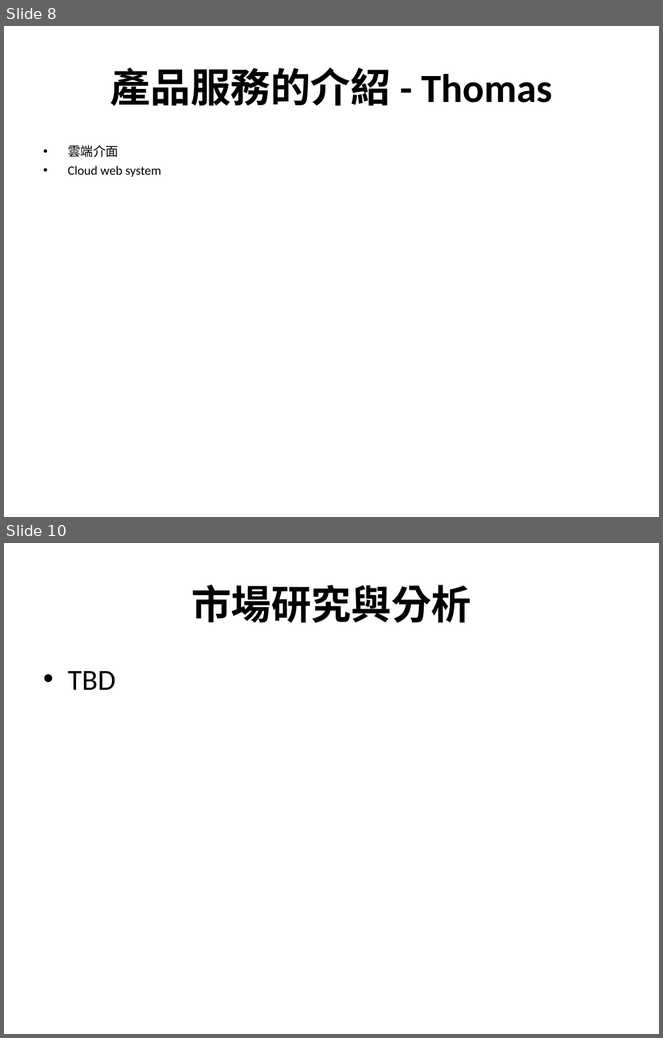
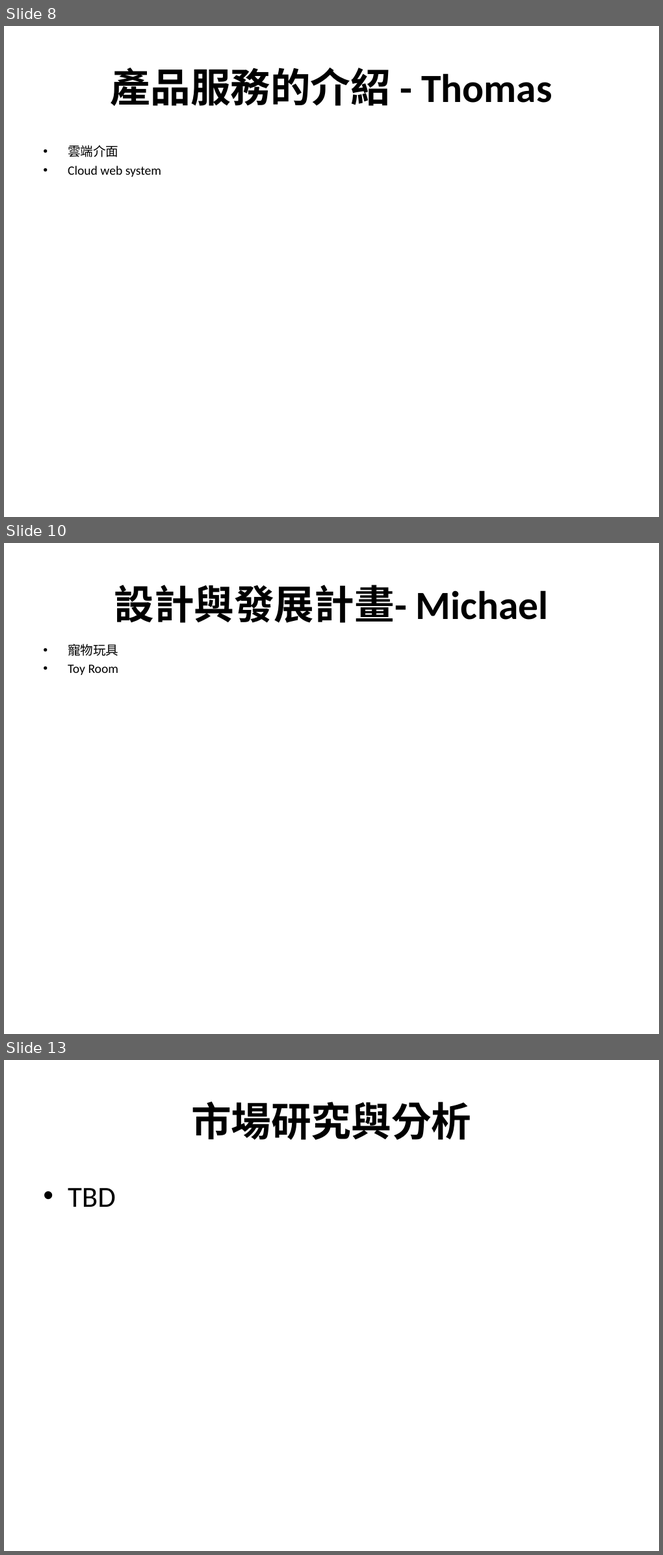
Before and after one commit to HaroldYang/ePetCareCloud, a slide deck: Doc/ePetCareCloud企劃案簡報.ppt. Shown one above the other, each under a label of ours: slides 8 and 10 before the commit, slides 8, 10 and 13 after it; the slides between them are not shown. The pictures are 663x1038 and 663x1555 pixels, drawn with LibreOffice and Linux fonts; fonts in the diff are those of the drawing; background and template pictures are left out. Boxes give left, top, right and bottom in pixels: in the first picture for what was removed or moved away, otherwise in the second. Text is boxed around its words. In the diff, an @@ line names an element or a change of style, - is before the commit and + after.

```diff
--- a/Doc/ePetCareCloud企劃案簡報.ppt
+++ b/Doc/ePetCareCloud企劃案簡報.ppt
@@ slide 10 added at <box>4,543,659,1034</box>, background picture (left out) @@
@@ title added at <box>114,585,549,623</box>, 44 pt, text #000000, bold @@
+設計與發展計畫- Michael
@@ text added at <box>68,644,119,675</box>, 14 pt, text #000000 @@
+  • 寵物玩具
+  • Toy Room
@@ what was slide 10 is now slide 13 @@
```
Also in this commit, not shown: 3 slides changed, 2 other slides added.
